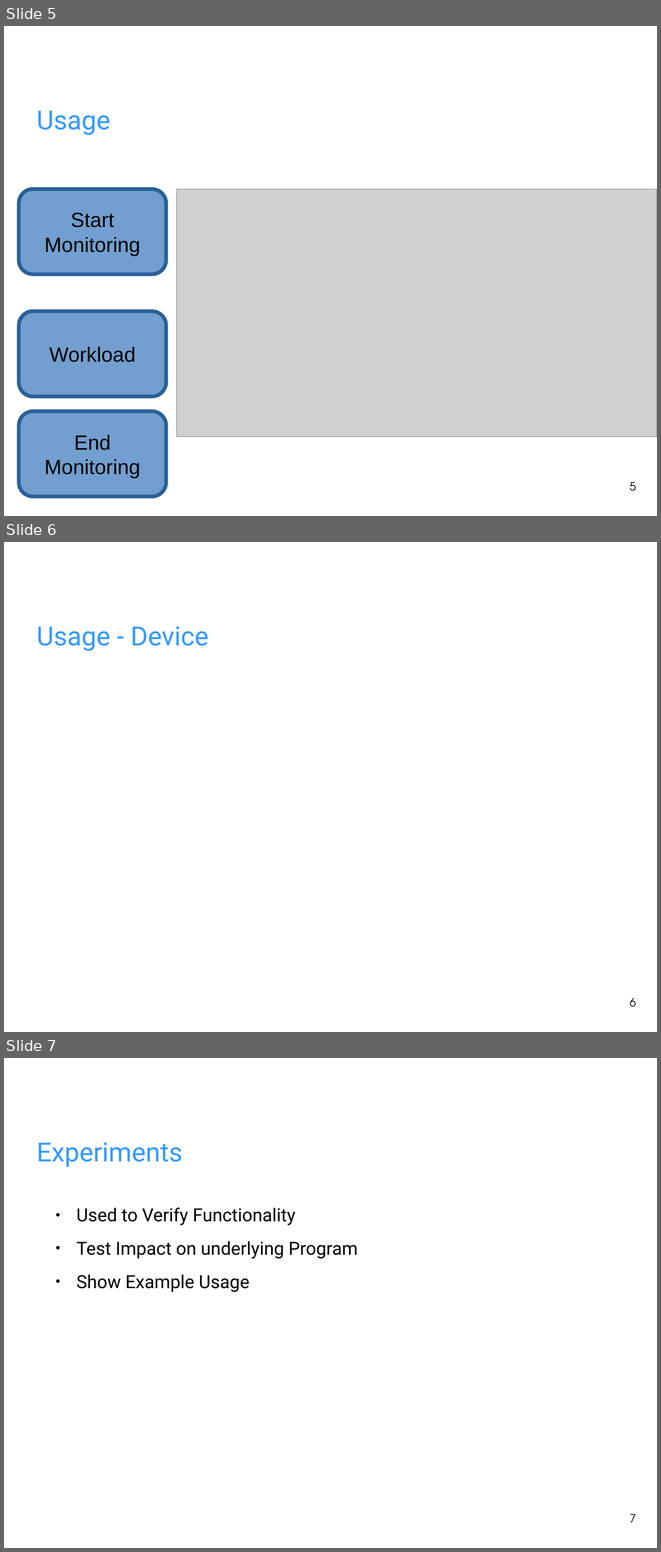
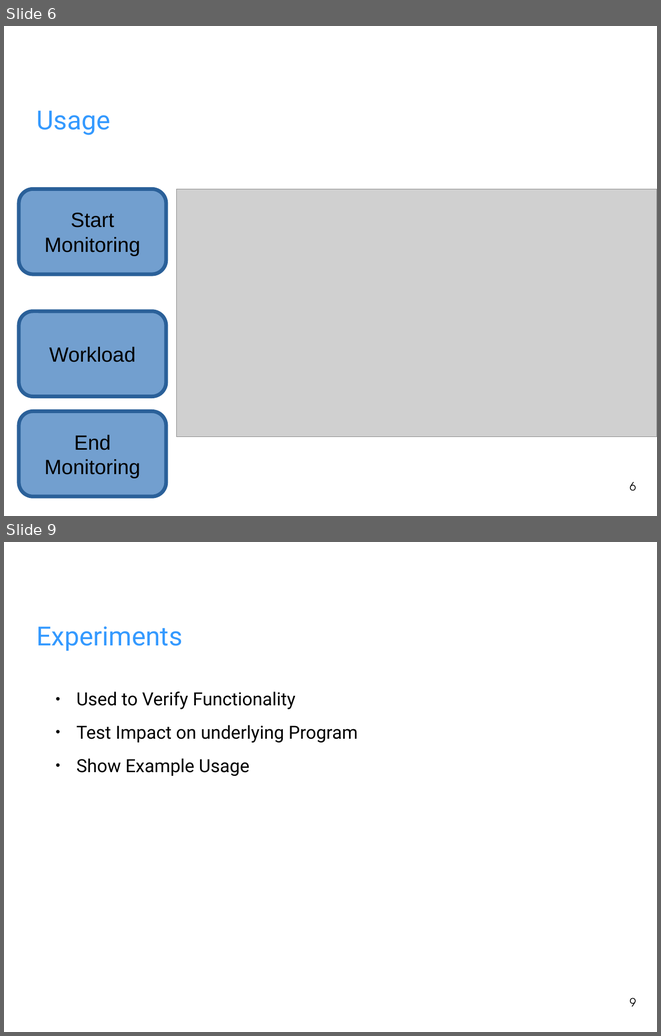
Before and after one commit to fhilprec/HardwareMonitoring, a slide deck: ProjectPresentation.odp. Shown one above the other, each under a label of ours: slides 5, 6 and 7 before the commit, slides 6 and 9 after it; the slides between them are not shown. The pictures are 661x1552 and 661x1036 pixels, drawn with LibreOffice and Linux fonts; fonts in the diff are those of the drawing; grey boxes stand for pictures; background and template pictures are left out. Boxes give left, top, right and bottom in pixels: in the first picture for what was removed or moved away, otherwise in the second. Text is boxed around its words. In the diff, an @@ line names an element or a change of style, - is before the commit and + after.

```diff
--- a/ProjectPresentation.odp
+++ b/ProjectPresentation.odp
@@ slide 6 removed at bbox=[4, 542, 657, 1032], background picture (left out) @@
@@ title removed at bbox=[37, 626, 209, 651] @@
-Usage - Device
@@ page number removed at bbox=[629, 998, 636, 1007] @@
-6
@@ what was slide 5 is now slide 6 @@
@@ page number at bbox=[629, 482, 636, 491]: text changed @@
-5
+6
@@ what was slide 7 is now slide 9 @@
@@ page number at bbox=[629, 997, 636, 1006]: text changed @@
-7
+9
```
Also in this commit, not shown: 1 slide changed, 3 slides added.
